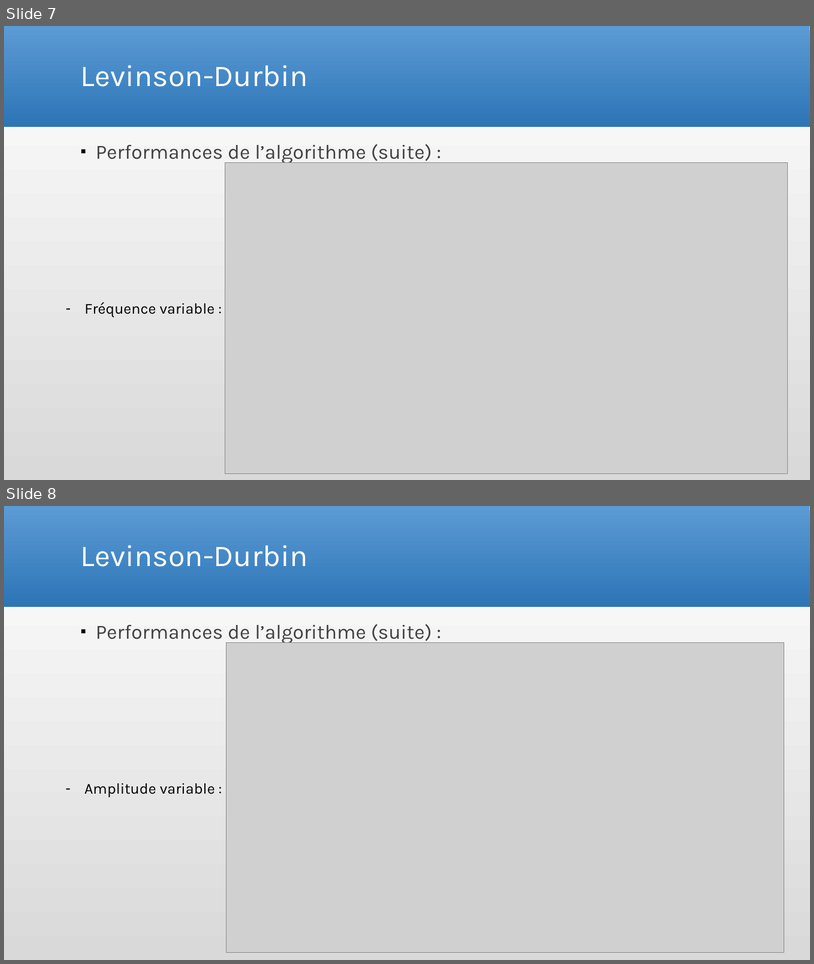
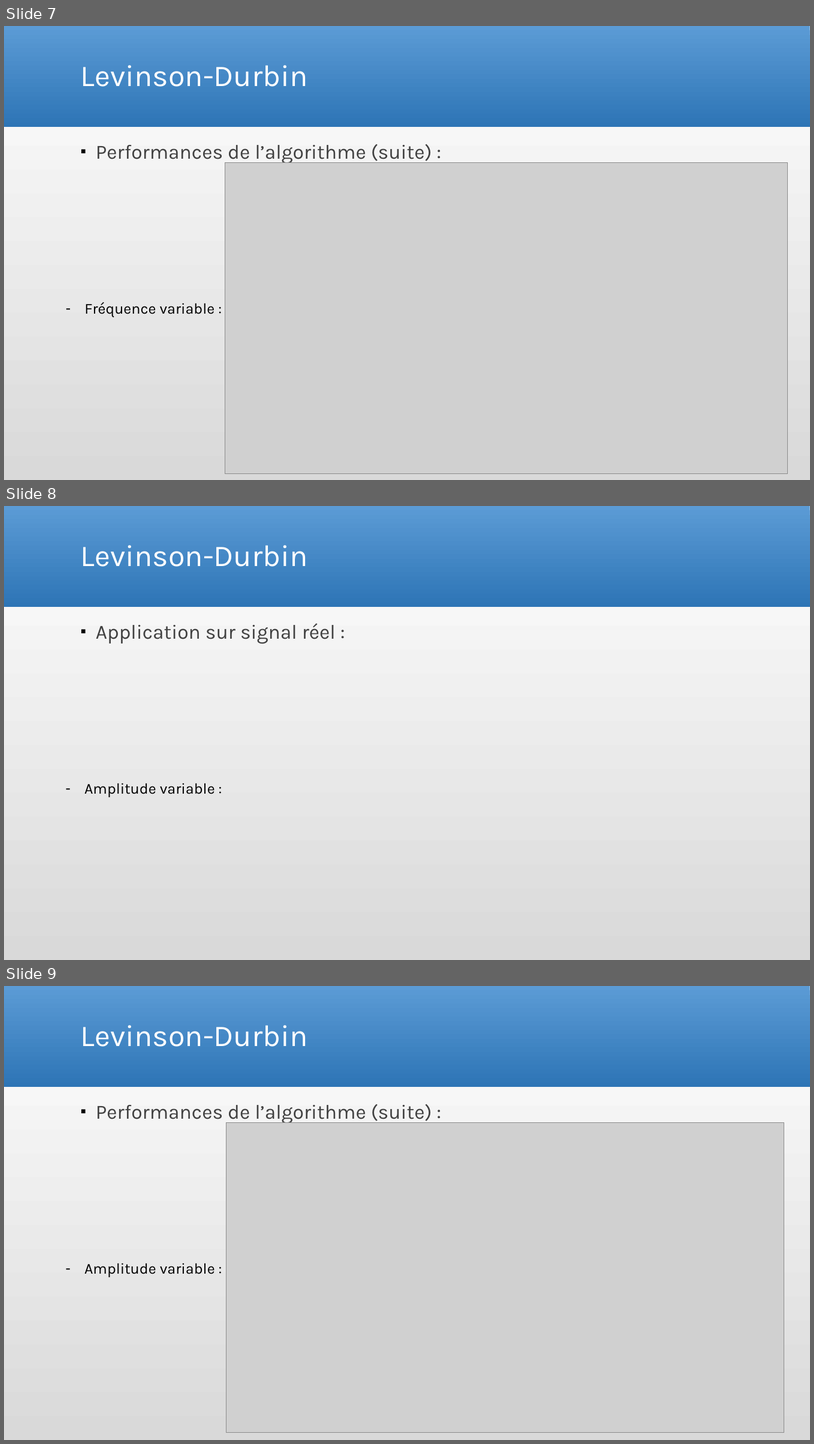
Before and after one commit to Arcyno/analyse_spectrale, a slide deck: Analyse spectrale_antoine.pptx. Shown one above the other, each under a label of ours: slides 7 and 8 before the commit, slides 7, 8 and 9 after it. The pictures are 814x964 and 814x1444 pixels, drawn with LibreOffice and Linux fonts; fonts in the diff are those of the drawing; grey boxes stand for pictures. Boxes give left, top, right and bottom in pixels: in the first picture for what was removed or moved away, otherwise in the second. Text is boxed around its words. In the diff, an @@ line names an element or a change of style, - is before the commit and + after.

```diff
--- a/Analyse spectrale_antoine.pptx
+++ b/Analyse spectrale_antoine.pptx
@@ slide 8 added at box(4, 506, 810, 960), background gradient #D9D9D9 to #FFFFFF; not listed: 1 template element that a slide beside it also shows @@
@@ title added at box(81, 545, 308, 567), 36 pt, text #FFFFFF @@
+Levinson-Durbin
@@ text added at box(96, 623, 336, 644), 24 pt, text #404040 @@
+▪ Application sur signal réel :
@@ text added at box(84, 783, 215, 797), 18 pt, text #000000 @@
+– Amplitude variable :
@@ what was slide 8 is now slide 9 @@
```
Also in this commit, not shown: 21 other files.
